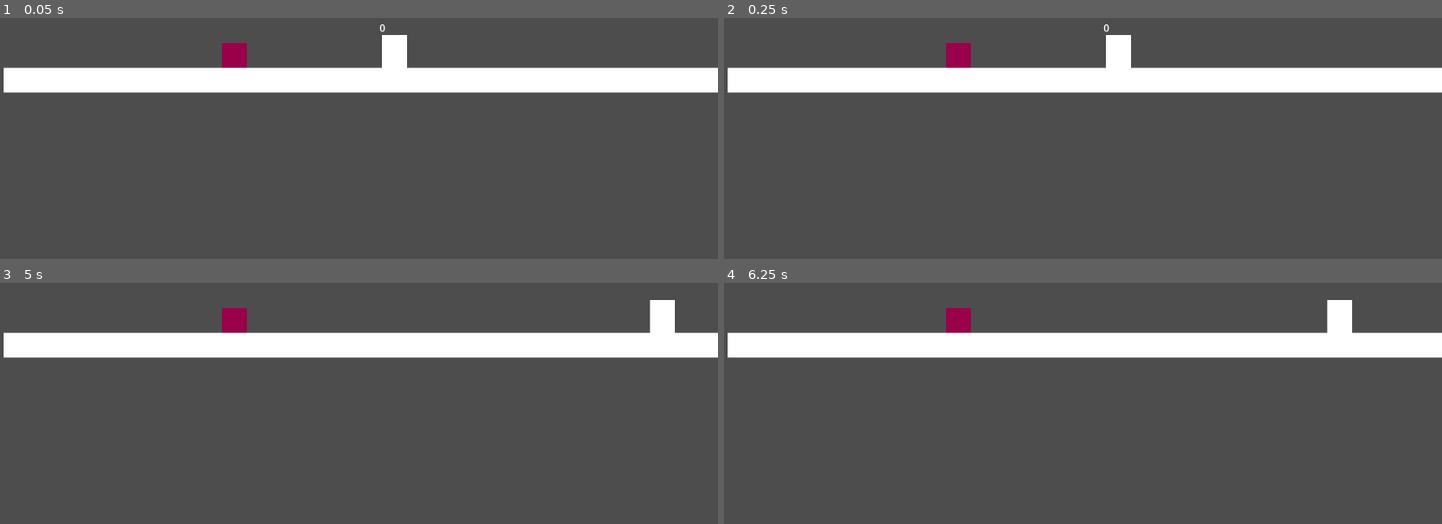
Above: before the commit, frames 1-4 (two rows, left to right).
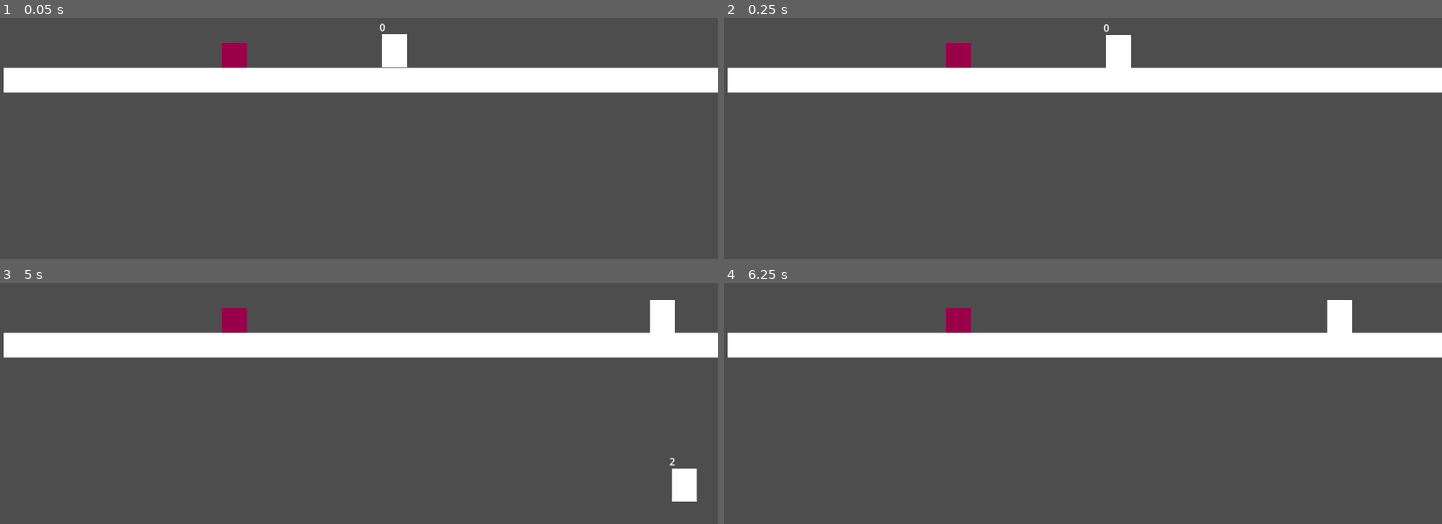
Above: after the commit, the same moments.

Repository: rafesholler/gmtk-2025
Game: Godot game, scene res://test_scene.tscn
Same seed, same stepped clock (60 frames per second), same inputs: the game is played once before the commit and once after it.
Inputs (mouse positions are in pixels of both pictures, inside the frame that each line leads up to):
- Up to frame 1 (0.05 s): no input
- Up to frame 2 (0.25 s): no input
- Up to frame 3 (5 s): tap Enter at 0.5 s; move the mouse to (516, 302) at 0.52 s; hold D (move_right) 0.53-2.03 s; tap F (change_loop) at 0.6, 4.35 s; tap W (jump) at 0.77, 1.52, 3.02, 3.77, 4.52 s; move the mouse to (215, 343) at 1.27 s; tap C (delete_loop) at 1.35 s; move the mouse to (outside the picture) at 2.02 s; hold A (move_left) 2.03-2.78 s; click (outside the picture) at 2.1 s; move the mouse to (323, 403) at 2.77 s; hold D (move_right) 2.78-4.28 s; tap T (record_with_player) at 2.85 s; move the mouse to (574, 384) at 3.52 s; tap R (toggle_record) at 3.6 s; move the mouse to (outside the picture) at 4.27 s; hold A (move_left) from 4.28 s (still down)
- Up to frame 4 (6.25 s): move the mouse to (1118, 323) at 5.02 s; release A (move_left) at 5.03 s; hold D (move_right) 5.03-5.78 s; tap C (delete_loop) at 5.1 s; move the mouse to (outside the picture) at 5.77 s; hold A (move_left) from 5.78 s (still down); click (outside the picture) at 5.85 s; tap W (jump) at 6.02 s

The runs differ from the first frame. In frame 1, less than 0.1% of the frame differs, in the area x 52-57%, y 2-21%; in frame 2, nothing differs; in frame 3, 0.5%, in the area x 93-98%, y 72-91%; in frame 4, nothing differs.

Commit message:
adjusted gravity

Diff:
--- a/project.godot
+++ b/project.godot
@@ -61,3 +61,7 @@
 "events": [Object(InputEventKey,"resource_local_to_scene":false,"resource_name":"","device":-1,"window_id":0,"alt_press …(191 unchanged characters)…
 ]
 }
+
+[physics]
+
+2d/default_gravity=300.0
